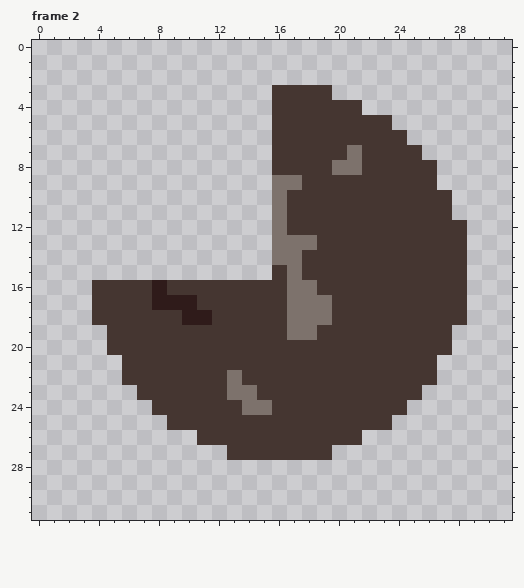
Pixel-art file: assets/aseprite/rock_asteroid.aseprite. Above is the file before it was changed.
32x32 pixels, 4 frames. Shown: frame 2. The commit also changed other frames, which this record leaves out.
The result:
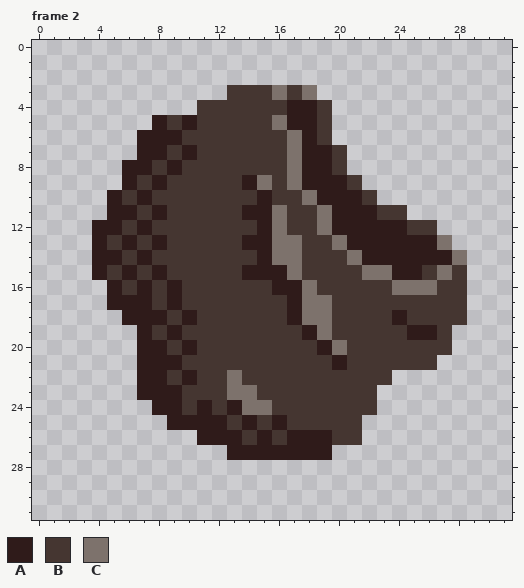
Palette (. is transparent): A #2f1b1a  B #453631  C #7d726c
Change:
Changed rows in their new state; - is an unchanged pixel.
Frame 2, layer "Layer 2":
first column x 4:
 3 ---------BBBC-C.---------
 4 -------BBBBB-AA-..-------
 5 ----ABABBBBBCAA-....-----
 6 ---AAABBBBBB-CA-.....----
 7 ---AABABBBBB-CAA-.....---
 8 --AABABBBBBB-CAAB......--
 9 --ABABBBBBACB-AAA-.....--
10 -ABABBBBBBBAB-CAAA-.....-
11 -AABABBBBBAA---CAAA--...-
12 AABABBBBBBBA---CAAAAA--..
13 ABABABBBBBAA--B-CAAAAAAC.
14 AABABBBBBBBA-----CAAAAAAC
15 ABABABBBBBAAA-----CCAA-C-
16 .A-ABA------AA------CCC--
17 .AAAB-B------A-----------
18 ..AAA--B-----A------A----
19 -..A-A-------BAC-----AA--
20 -..AA-A--------AC--------
21 --.AAA----------A--------
22 --.AA-A-------------...--
23 ---AAA-------------...---
24 ----AA-A-A---------..----
25 -----AAAA-A-A-----..-----
26 -------AAA-A-AAA---------
27 ---------AAAAAAA---------
